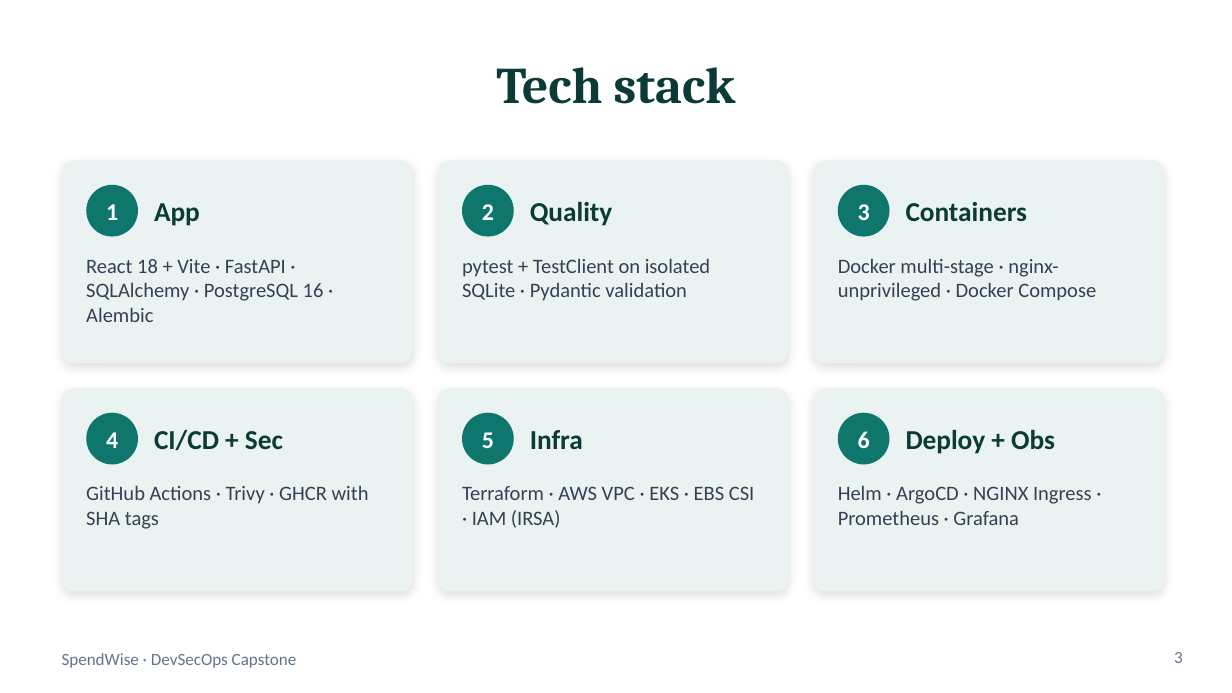
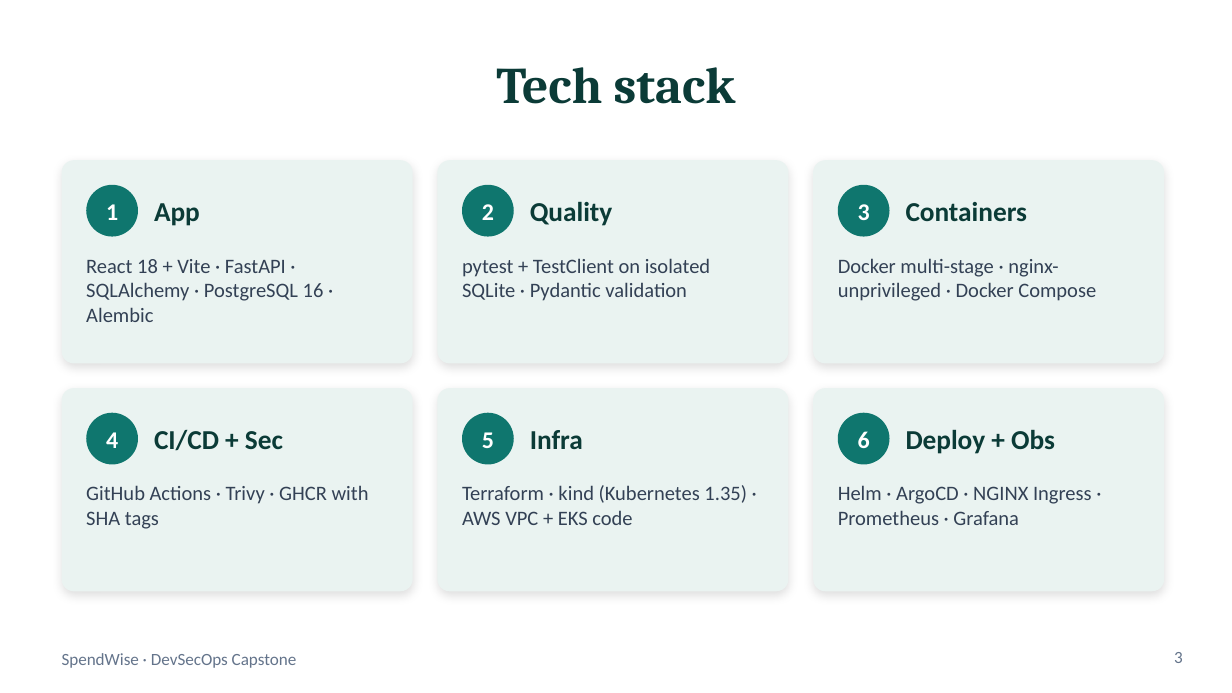
Before and after one commit to PiyushhBansal/spendwise, a slide deck: slide 3 of demo/SpendWise-Presentation.pptx. Drawn at 1232x693 pixels with LibreOffice and Linux fonts; fonts in the diff are those of the drawing. Boxes give left, top, right and bottom in pixels: in the first picture for what was removed or moved away, otherwise in the second. Text is boxed around its words. In the diff, an @@ line names an element or a change of style, - is before the commit and + after.

```diff
--- a/demo/SpendWise-Presentation.pptx
+++ b/demo/SpendWise-Presentation.pptx
@@ text at bbox=[462, 485, 747, 525]: text changed @@
-Terraform · AWS VPC · EKS · EBS CSI · IAM (IRSA)
+Terraform · kind (Kubernetes 1.35) · AWS VPC + EKS code
```
Also in this commit, not shown: 6 other slides changed, 1 slide added, 1 slide removed, 2 other files.
